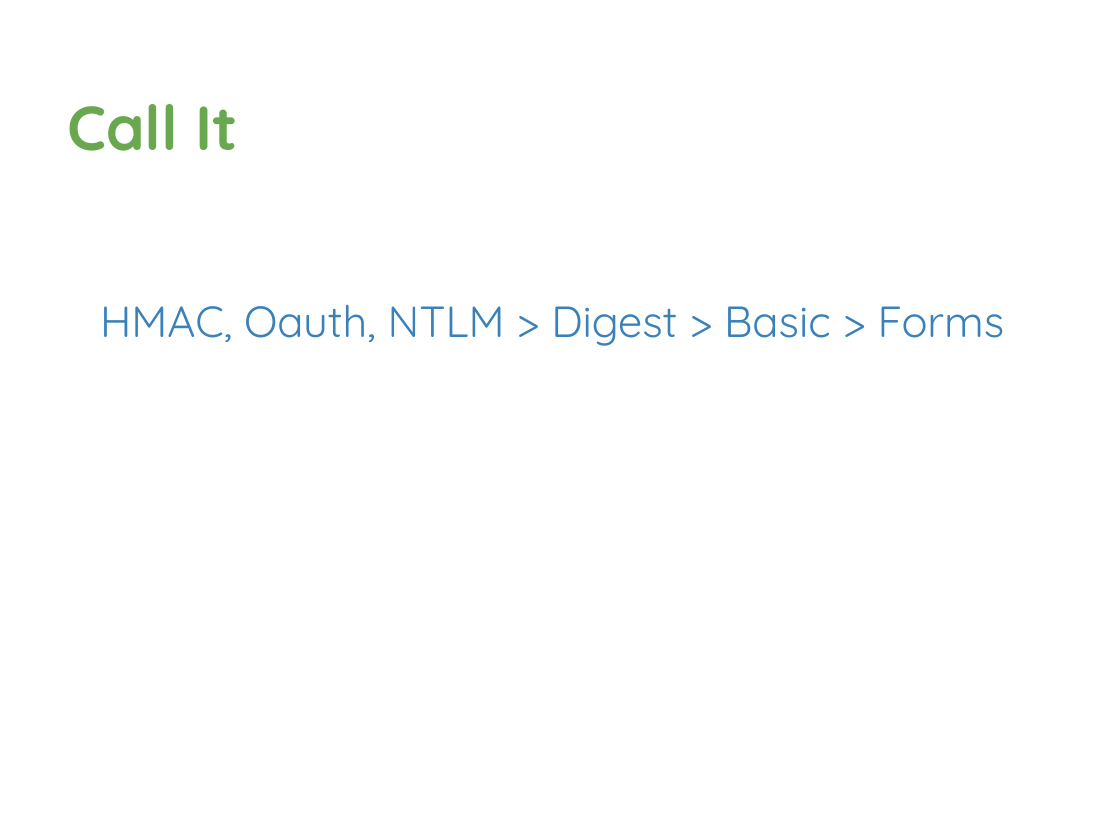
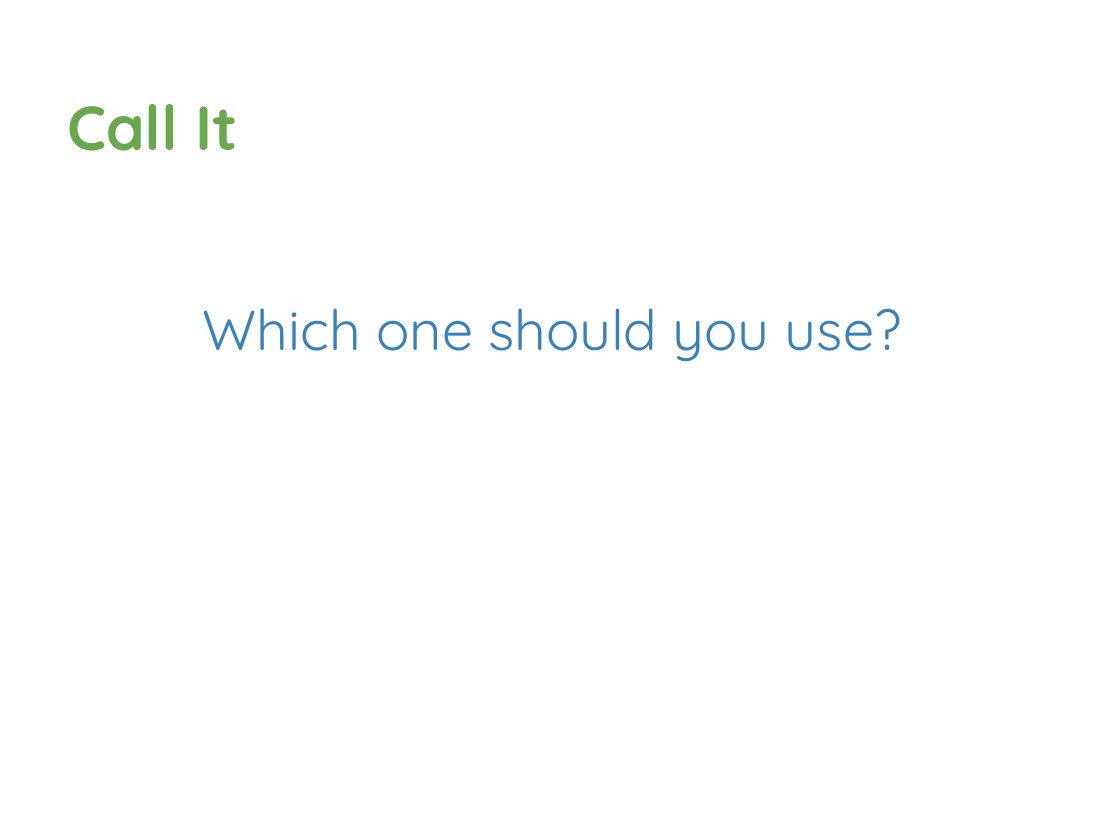
Before and after one commit to davetrux/gdgmidevfest-2017, a slide deck: slide 39 of MobileAuthWebWorld.pptx (slide 37 before the commit). Drawn at 1120x840 pixels with LibreOffice and Linux fonts; fonts in the diff are those of the drawing; background and template pictures are left out. Boxes give left, top, right and bottom in pixels: in the first picture for what was removed or moved away, otherwise in the second. Text is boxed around its words. In the diff, an @@ line names an element or a change of style, - is before the commit and + after.

Commit message:
Updated HMAC slides

```diff
--- a/MobileAuthWebWorld.pptx
+++ b/MobileAuthWebWorld.pptx
@@ text at <box>203,308,901,361</box>: text changed; size 28 to 36 pt @@
-HMAC, Oauth, NTLM > Digest > Basic > Forms
+Which one should you use?
```
Also in this commit, not shown: 11 other slides changed, 3 slides added, 1 slide removed.
